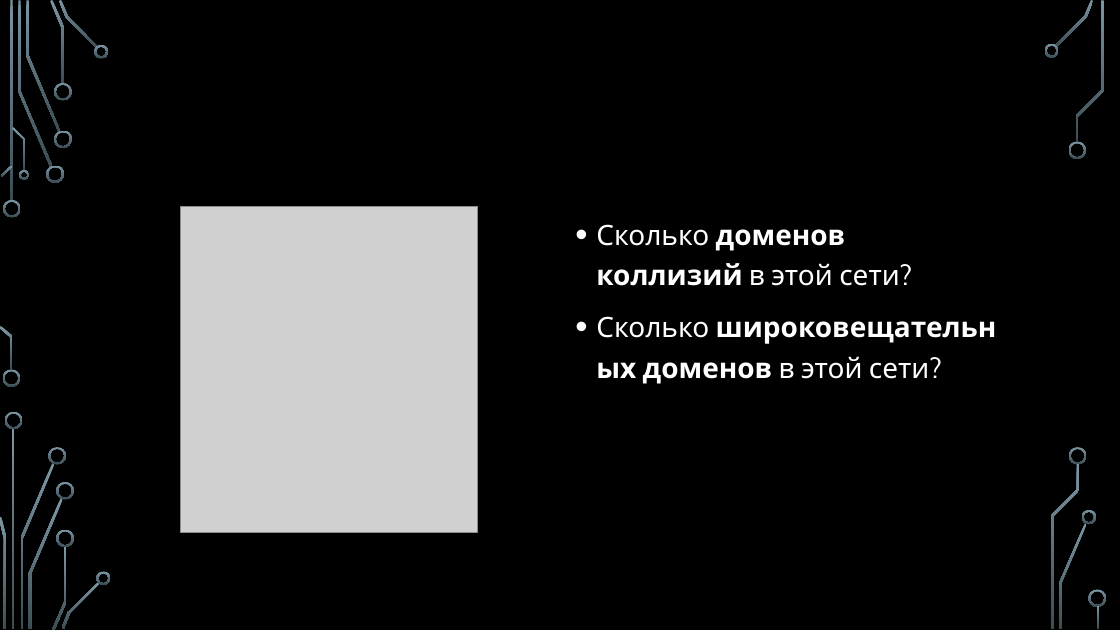
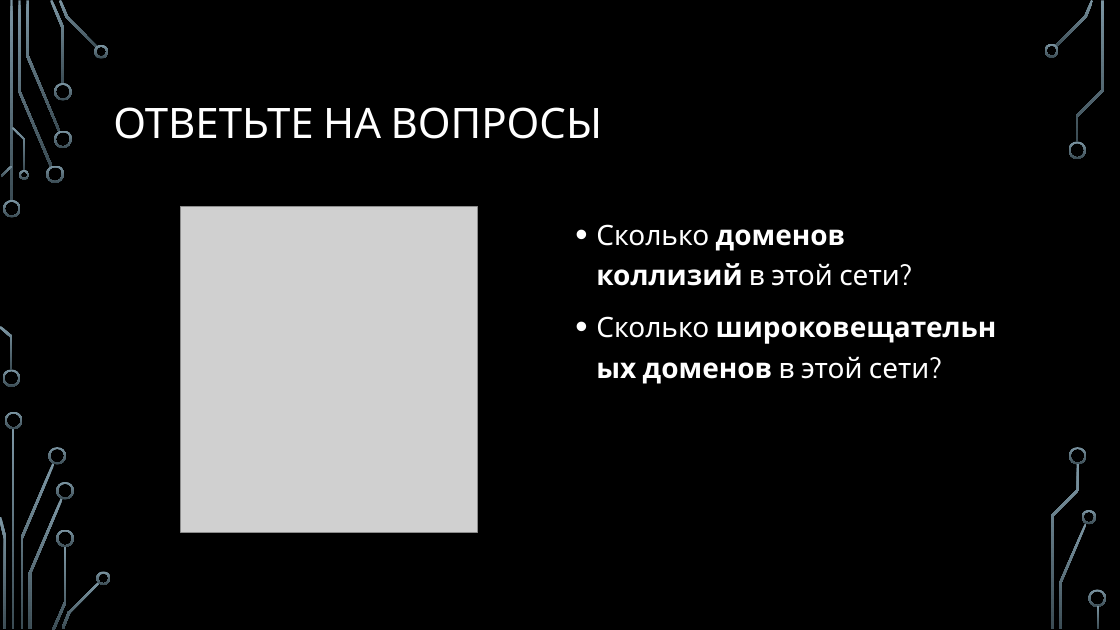
Before and after one commit to nhtgale/itn, a slide deck: slide 16 of 1.6 Ethernet Basic/1.6 Ethernet Basic.pptx. Drawn at 1120x630 pixels with LibreOffice and Linux fonts; fonts in the diff are those of the drawing; grey boxes stand for pictures; background and template pictures are left out. Boxes give left, top, right and bottom in pixels: in the first picture for what was removed or moved away, otherwise in the second. Text is boxed around its words. In the diff, an @@ line names an element or a change of style, - is before the commit and + after.

```diff
--- a/1.6 Ethernet Basic/1.6 Ethernet Basic.pptx
+++ b/1.6 Ethernet Basic/1.6 Ethernet Basic.pptx
@@ title added at (x1=113, y1=107, x2=603, y2=139), 36 pt, text #FFFFFF @@
+ОТВЕТЬТЕ НА ВОПРОСЫ
```
Also in this commit, not shown: 3 other files.
